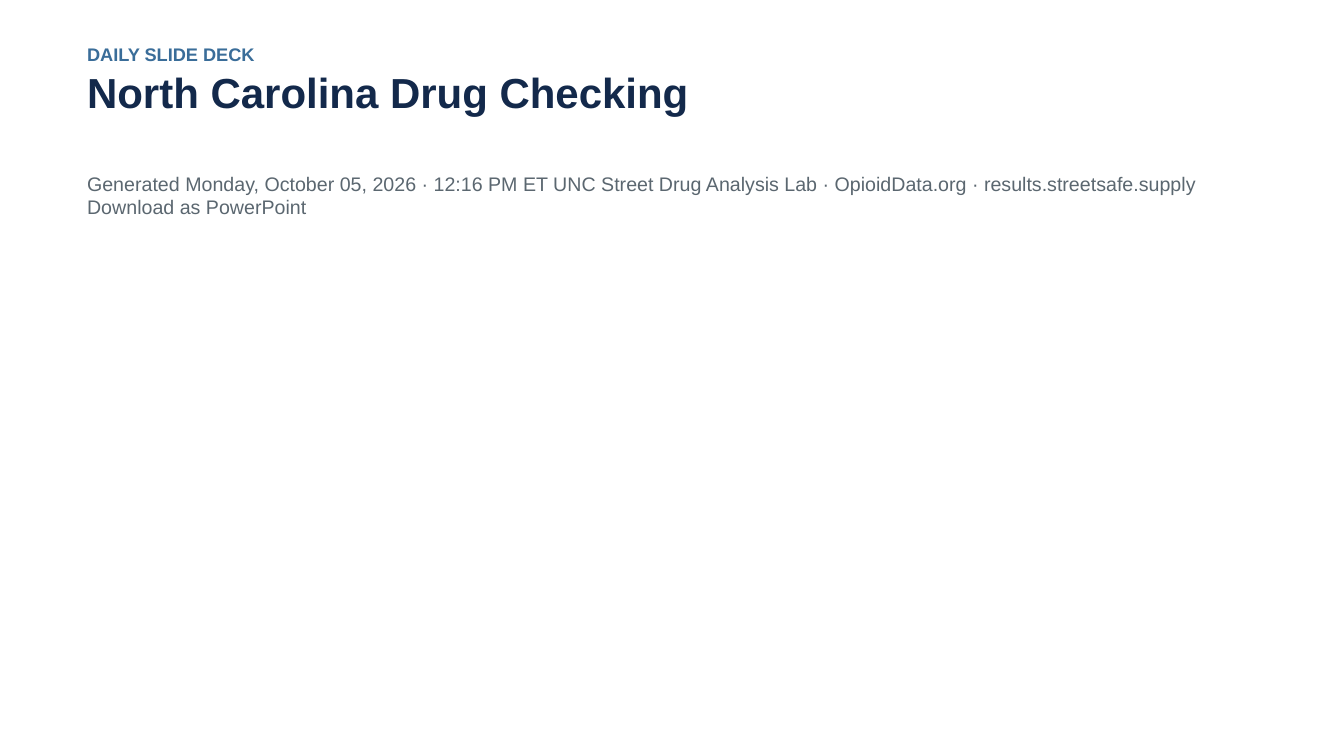
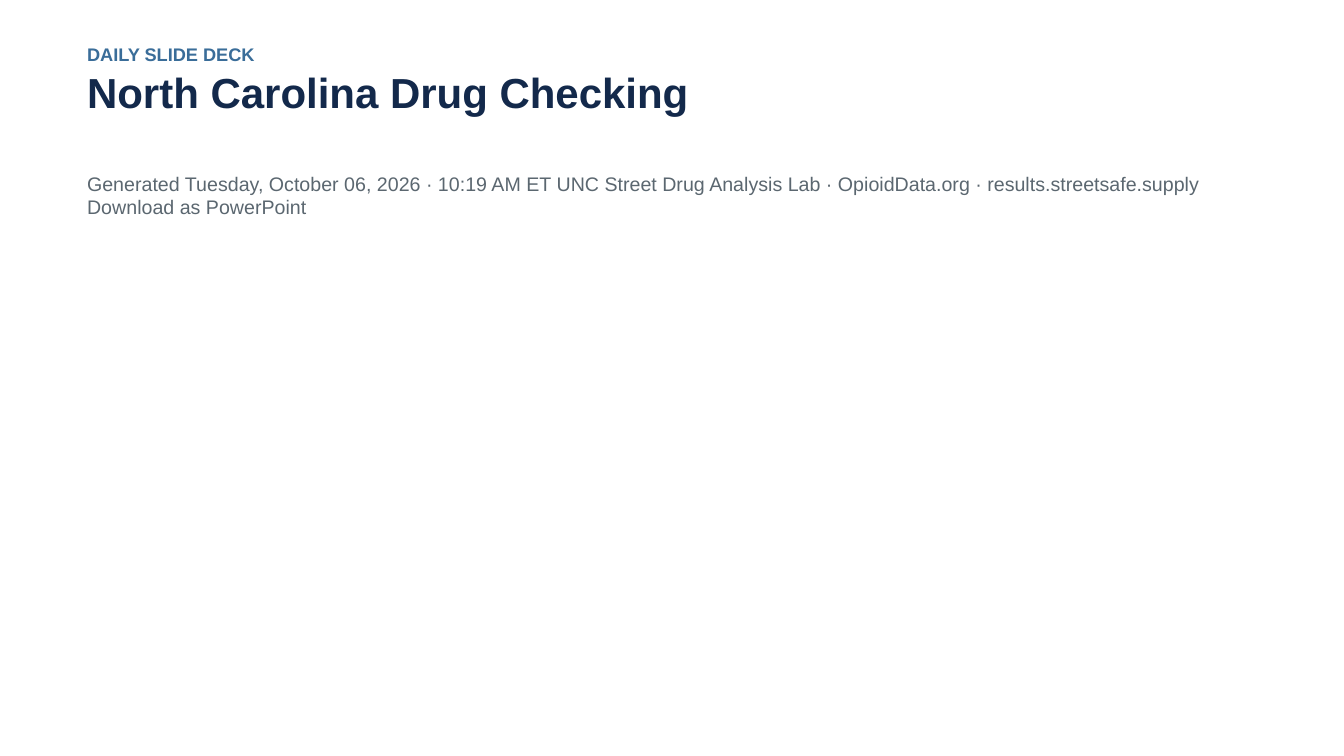
Before and after one commit to opioiddatalab/ncslides, a slide deck: slide 1 of docs/nc-drug-checking-latest.pptx. Drawn at 1344x756 pixels with LibreOffice and Linux fonts; fonts in the diff are those of the drawing. Boxes give left, top, right and bottom in pixels: in the first picture for what was removed or moved away, otherwise in the second. Text is boxed around its words. In the diff, an @@ line names an element or a change of style, - is before the commit and + after.

```diff
--- a/docs/nc-drug-checking-latest.pptx
+++ b/docs/nc-drug-checking-latest.pptx
@@ text at box(87, 177, 1199, 214): text changed @@
-Generated Monday, October 05, 2026 · 12:16 PM ET UNC Street Drug Analysis Lab · OpioidData.org · results.streetsafe.supply Download as PowerPoint
+Generated Tuesday, October 06, 2026 · 10:19 AM ET UNC Street Drug Analysis Lab · OpioidData.org · results.streetsafe.supply Download as PowerPoint
```
Also in this commit, not shown: 5 other slides changed, 3 other files.
